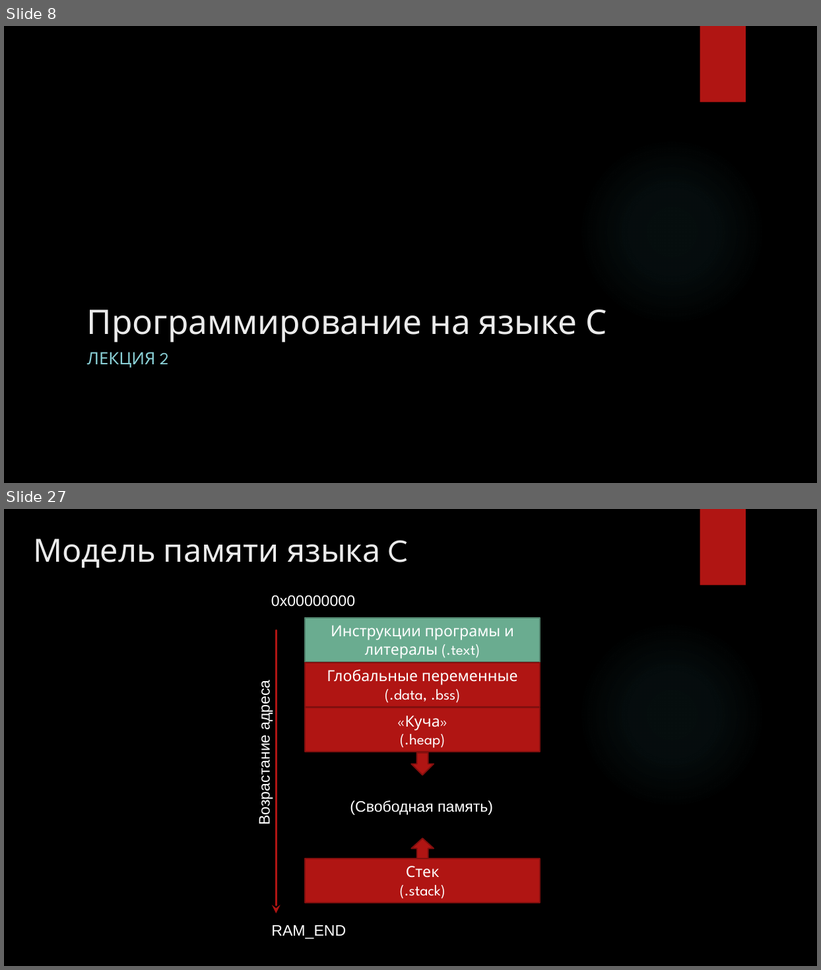
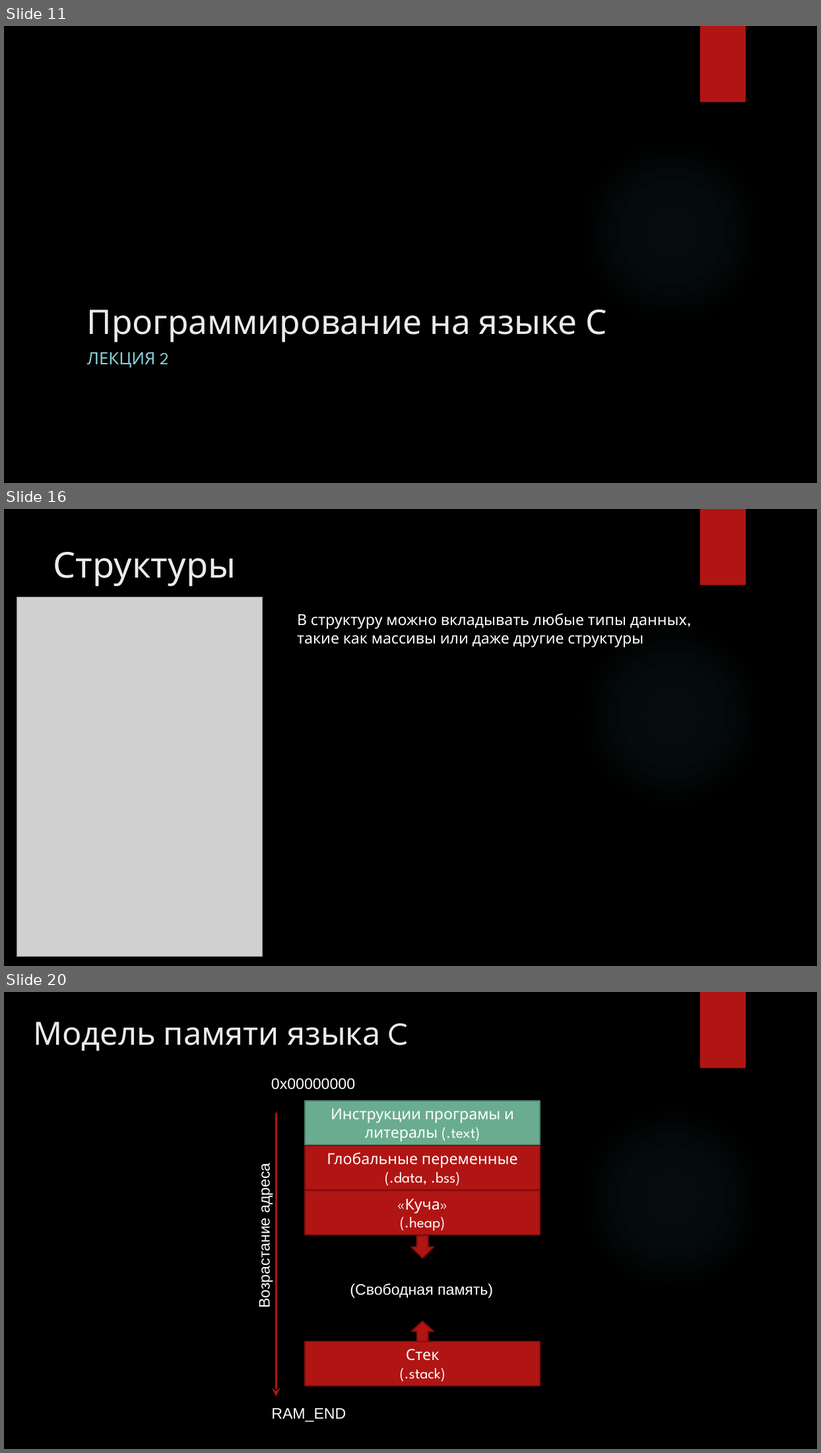
Before and after one commit to cansat-rsce/Organisation, a slide deck: лекции/Лекция2. Программирование на языке С (продолжение).pptx. Shown one above the other, each under a label of ours: slides 8 and 27 before the commit, slides 11, 16 and 20 after it; the slides between them are not shown. The pictures are 821x970 and 821x1453 pixels, drawn with LibreOffice and Linux fonts; fonts in the diff are those of the drawing; grey boxes stand for pictures; background and template pictures are left out. Boxes give left, top, right and bottom in pixels: in the first picture for what was removed or moved away, otherwise in the second. Text is boxed around its words. In the diff, an @@ line names an element or a change of style, - is before the commit and + after.

```diff
--- a/лекции/Лекция2. Программирование на языке С (продолжение).pptx
+++ b/лекции/Лекция2. Программирование на языке С (продолжение).pptx
@@ slide 16 added at [4, 509, 817, 966], background picture (left out); not listed: 2 template elements that a slide beside it also shows @@
@@ title added at [54, 552, 236, 586], 42 pt, text #EBEBEB @@
+Структуры
@@ picture added at [17, 597, 263, 957] @@
@@ text added at [297, 613, 687, 648], 18 pt, text #FFFFFF @@
+В структуру можно вкладывать любые типы данных, такие как массивы или даже другие структуры
@@ what was slide 8 is now slide 11 @@
@@ what was slide 27 is now slide 20 @@
```
Also in this commit, not shown: 7 slides changed, 12 other slides added, 20 slides removed, 2 other files.
